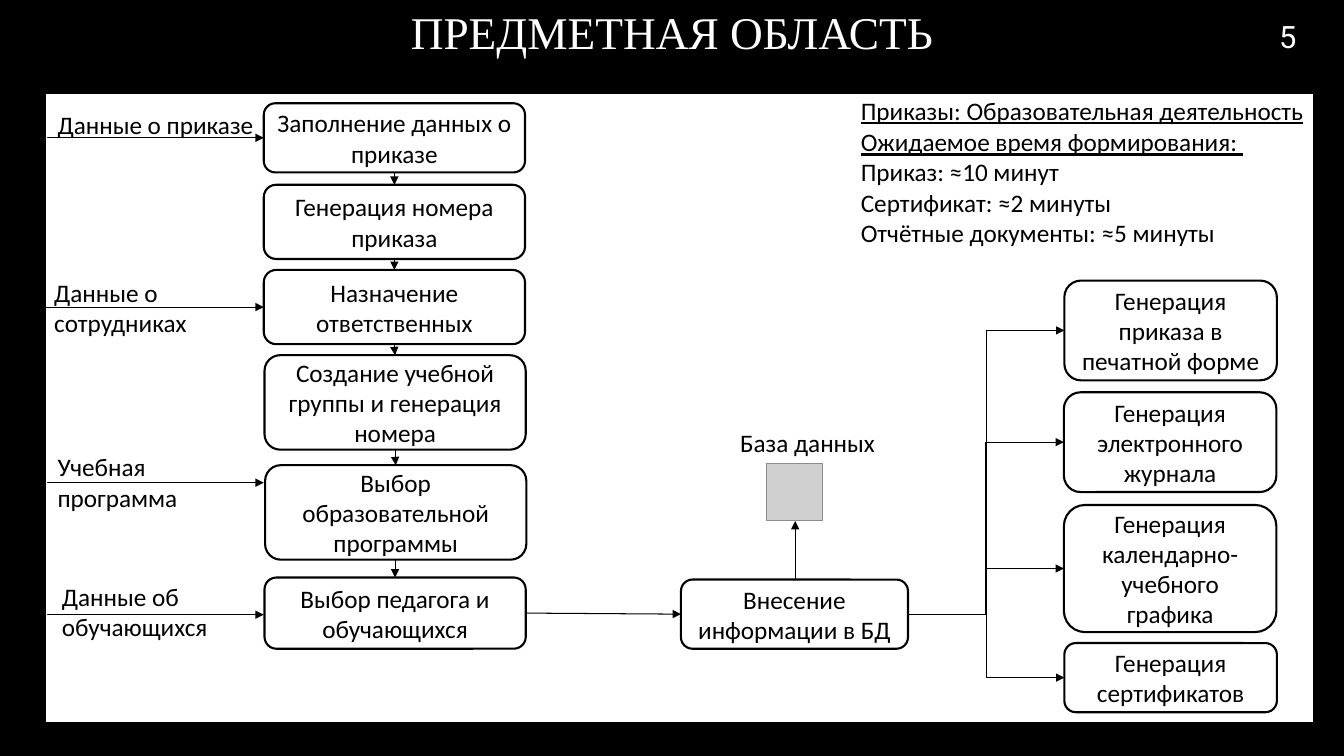
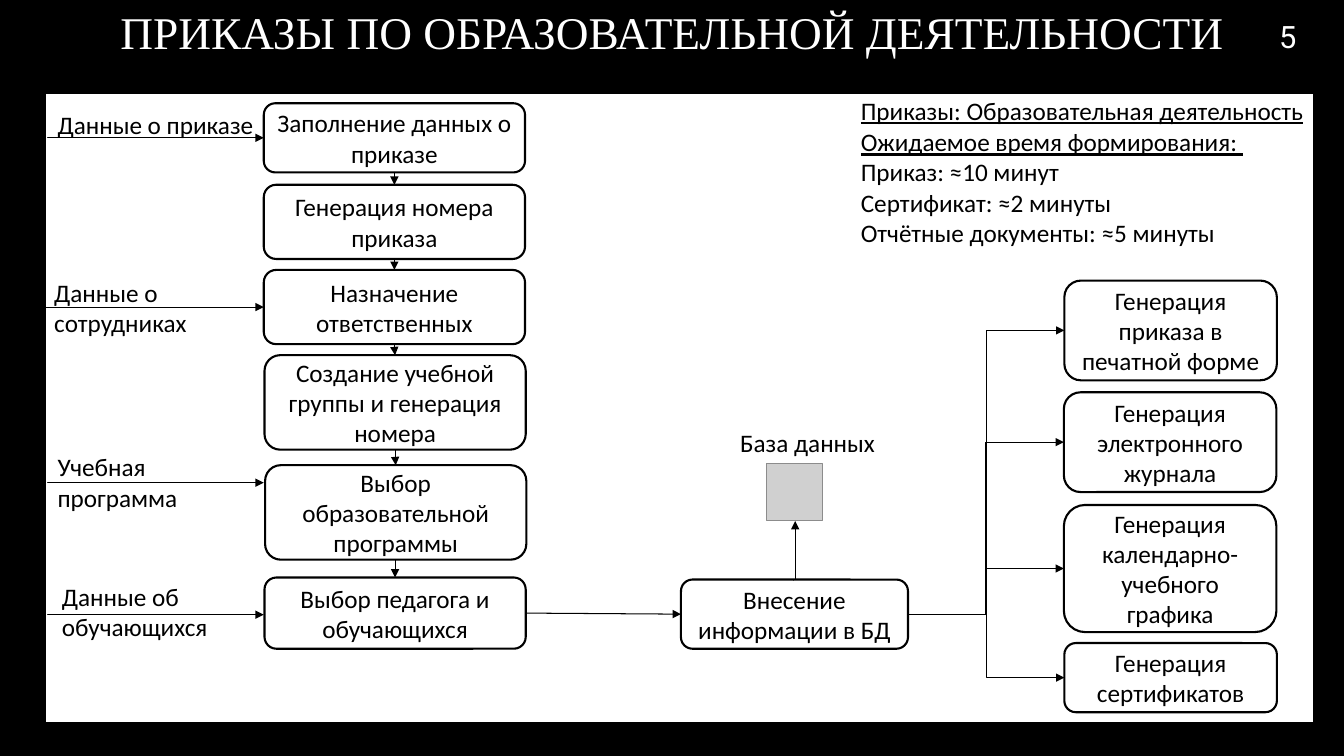
Before and after one commit to RAdKuzur/ASTU, a slide deck: slide 5 of Дипломная работа/Преддипломная Шуршев/Презентация преддиплом.pptx. Drawn at 1344x756 pixels with LibreOffice and Linux fonts; fonts in the diff are those of the drawing; grey boxes stand for pictures; background and template pictures are left out. Boxes give left, top, right and bottom in pixels: in the first picture for what was removed or moved away, otherwise in the second. Text is boxed around its words. In the diff, an @@ line names an element or a change of style, - is before the commit and + after.

```diff
--- a/Дипломная работа/Преддипломная Шуршев/Презентация преддиплом.pptx
+++ b/Дипломная работа/Преддипломная Шуршев/Презентация преддиплом.pptx
@@ title at (120, 14, 1223, 58): text changed @@
-ПРЕДМЕТНАЯ ОБЛАСТЬ
+ПРИКАЗЫ ПО ОБРАЗОВАТЕЛЬНОЙ ДЕЯТЕЛЬНОСТИ
```
Also in this commit, not shown: 3 other slides changed, 2 other files.
